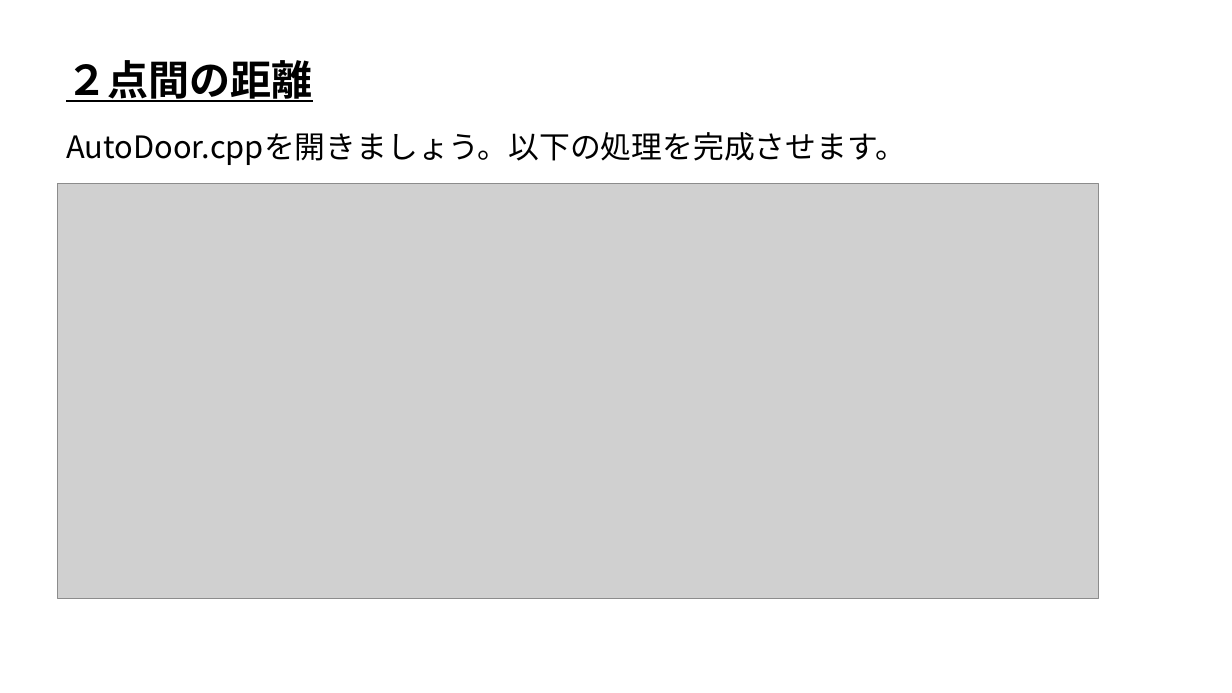
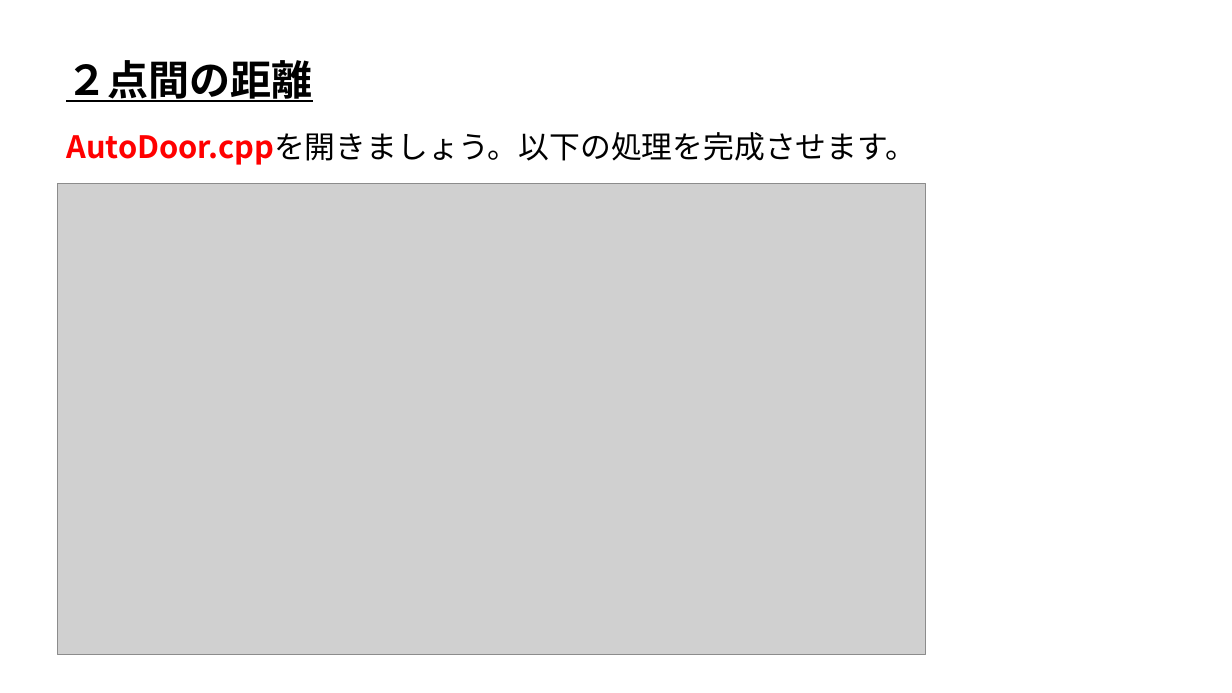
Before and after one commit to ArakiYusuke-Ohara/Textbook, a slide deck: slide 3 of ゲーム科1年/00_前期/ゲームプログラミングⅢ/ゲーム数学/実習/01_2点間の距離.pptx. Drawn at 1232x693 pixels with LibreOffice and Linux fonts; fonts in the diff are those of the drawing; grey boxes stand for pictures. Boxes give left, top, right and bottom in pixels: in the first picture for what was removed or moved away, otherwise in the second. Text is boxed around its words. In the diff, an @@ line names an element or a change of style, - is before the commit and + after.

```diff
--- a/ゲーム科1年/00_前期/ゲームプログラミングⅢ/ゲーム数学/実習/01_2点間の距離.pptx
+++ b/ゲーム科1年/00_前期/ゲームプログラミングⅢ/ゲーム数学/実習/01_2点間の距離.pptx
@@ text "AutoDoor.cppを開きましょう。以下の処理を完成させます。" at (x1=66, y1=132, x2=916, y2=165): text colour #000000 to #FF0000, bold on in "AutoDoor.cppを開きましょう。以下の処理を完成させます。" @@
@@ picture resized from (x1=57, y1=184, x2=1098, y2=599) to (x1=57, y1=184, x2=926, y2=655) @@
```
Also in this commit, not shown: 36 other files.
